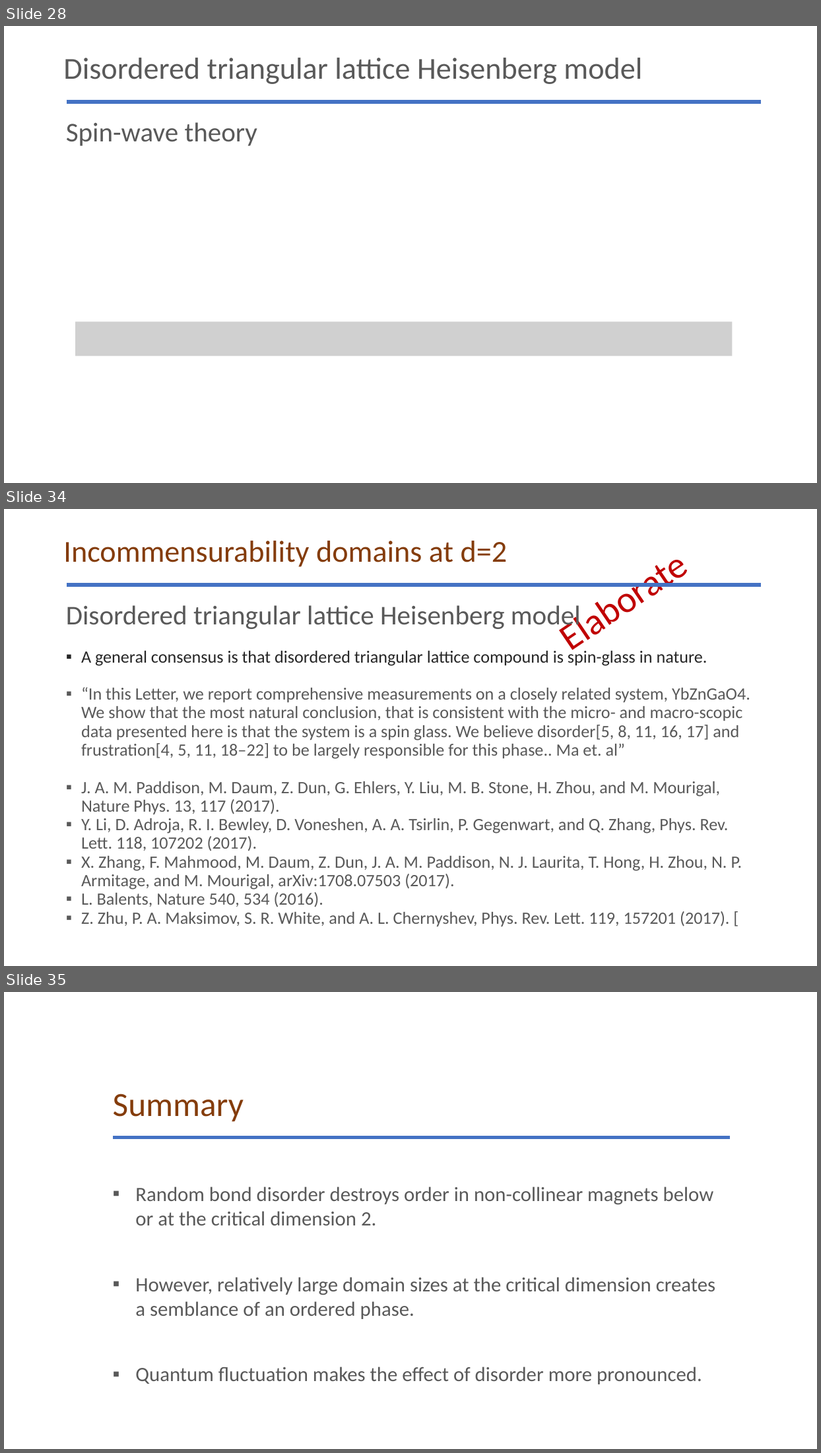
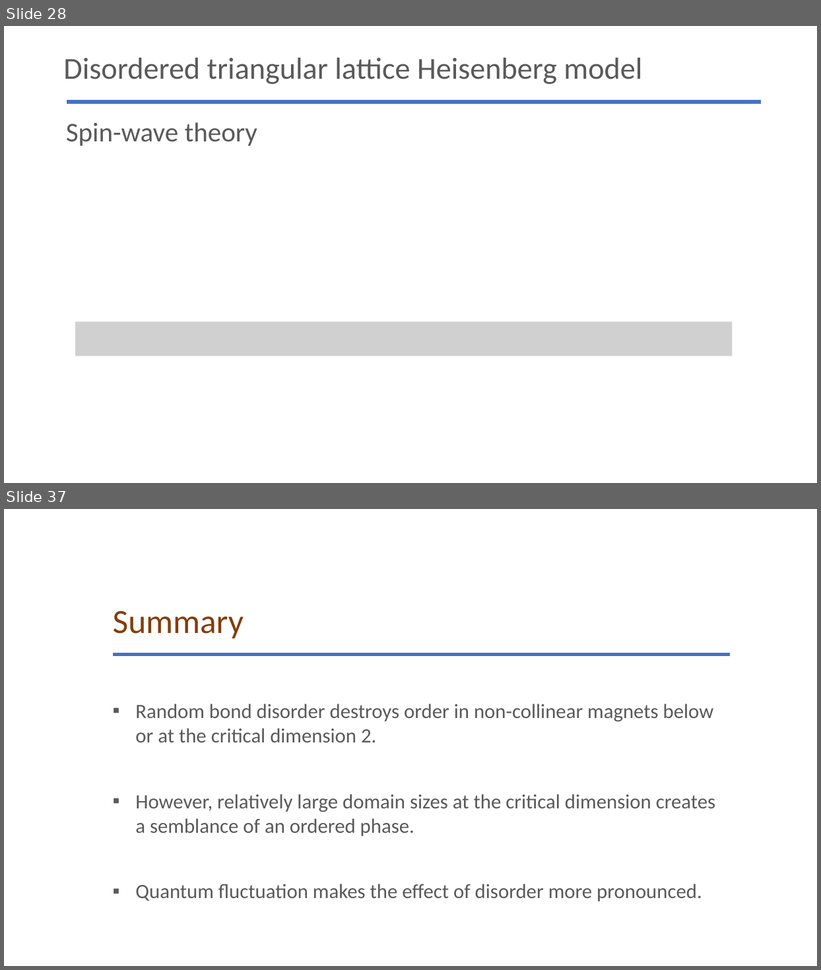
Before and after one commit to glacieant/disordered_triangular_swt, a slide deck: talk/disordered_non-collinear_magnet.pptx. Shown one above the other, each under a label of ours: slides 28, 34 and 35 before the commit, slides 28 and 37 after it; the slides between them are not shown. The pictures are 821x1453 and 821x970 pixels, drawn with LibreOffice and Linux fonts; fonts in the diff are those of the drawing; grey boxes stand for pictures. Boxes give left, top, right and bottom in pixels: in the first picture for what was removed or moved away, otherwise in the second. Text is boxed around its words. In the diff, an @@ line names an element or a change of style, - is before the commit and + after.

```diff
--- a/talk/disordered_non-collinear_magnet.pptx
+++ b/talk/disordered_non-collinear_magnet.pptx
@@ slide 34 removed at <box>4,509,817,966</box>, background #FFFFFF @@
@@ title removed at <box>63,541,508,567</box> @@
-Incommensurability domains at d=2
@@ text removed at <box>543,533,702,664</box> @@
-Elaborate
@@ line removed from (67, 585) to (761, 585) @@
@@ text removed at <box>66,605,581,631</box> @@
-Disordered triangular lattice Heisenberg model
@@ text removed at <box>81,648,750,927</box> @@
-▪ A general consensus is that disordered triangular lattice compound is spin-glass in nature.
-▪ “In this Letter, we report comprehensive measurements on a closely related system, YbZnGaO4. We show that the most natural conclusion, that is consistent with the micro- and macro-scopic data presented here is that the system is a spin glass. We believe disorder[5, 8, 11, 16, 17] and frustration[4, 5, 11, 18–22] to be largely responsible for this phase.. Ma et. al”
-▪ J. A. M. Paddison, M. Daum, Z. Dun, G. Ehlers, Y. Liu, M. B. Stone, H. Zhou, and M. Mourigal, Nature Phys. 13, 117 (2017).
-▪ Y. Li, D. Adroja, R. I. Bewley, D. Voneshen, A. A. Tsirlin, P. Gegenwart, and Q. Zhang, Phys. Rev. Lett. 118, 107202 (2017).
-▪ X. Zhang, F. Mahmood, M. Daum, Z. Dun, J. A. M. Paddison, N. J. Laurita, T. Hong, H. Zhou, N. P. Armitage, and M. Mourigal, arXiv:1708.07503 (2017).
-▪ L. Balents, Nature 540, 534 (2016).
-▪ Z. Zhu, P. A. Maksimov, S. R. White, and A. L. Chernyshev, Phys. Rev. Lett. 119, 157201 (2017). [
@@ what was slide 35 is now slide 37 @@
```
Also in this commit, not shown: 13 slides changed, 3 slides added, 10 other files.
